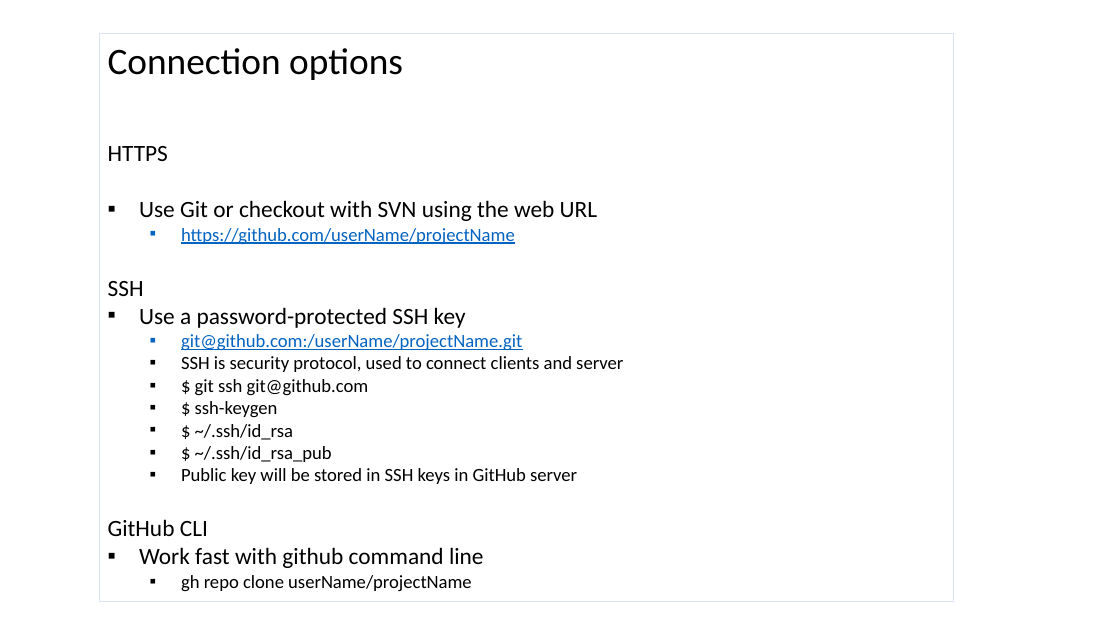
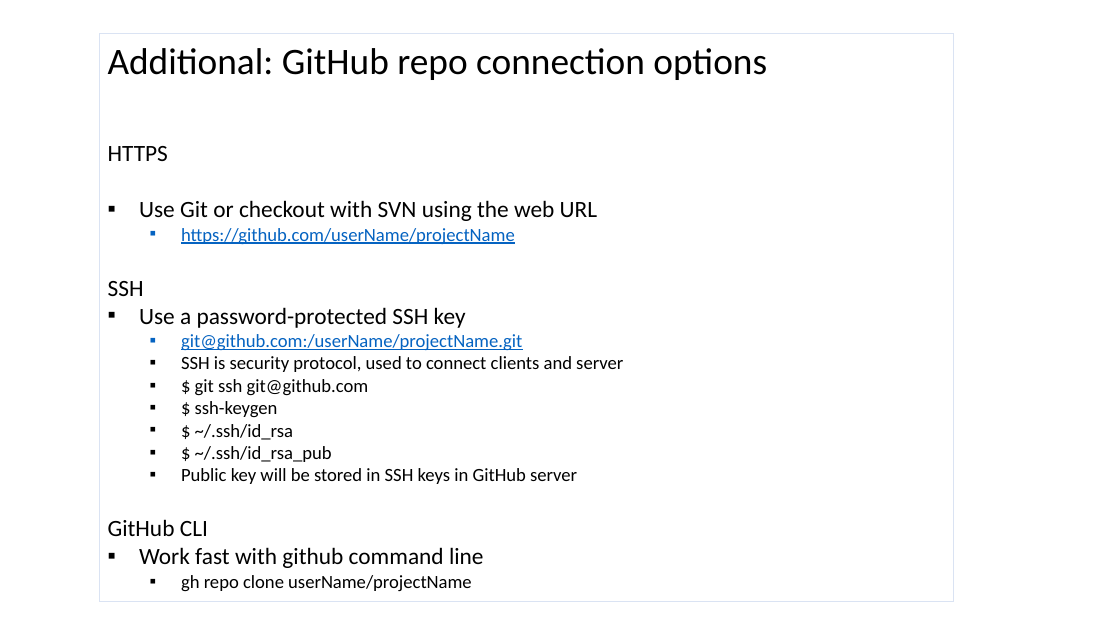
Before and after one commit to xlyuan2018/git_github_tutorial, a slide deck: slide 18 of Git_GitHub.pptx (slide 23 before the commit). Drawn at 1120x630 pixels with LibreOffice and Linux fonts; fonts in the diff are those of the drawing. Boxes give left, top, right and bottom in pixels: in the first picture for what was removed or moved away, otherwise in the second. Text is boxed around its words. In the diff, an @@ line names an element or a change of style, - is before the commit and + after.

```diff
--- a/Git_GitHub.pptx
+++ b/Git_GitHub.pptx
@@ text in rectangle at bbox=[108, 48, 767, 80]: text changed @@
-Connection options
+Additional: GitHub repo connection options
```
Also in this commit, not shown: 17 other slides changed, 1 slide added, 5 slides removed, 2 other files.
